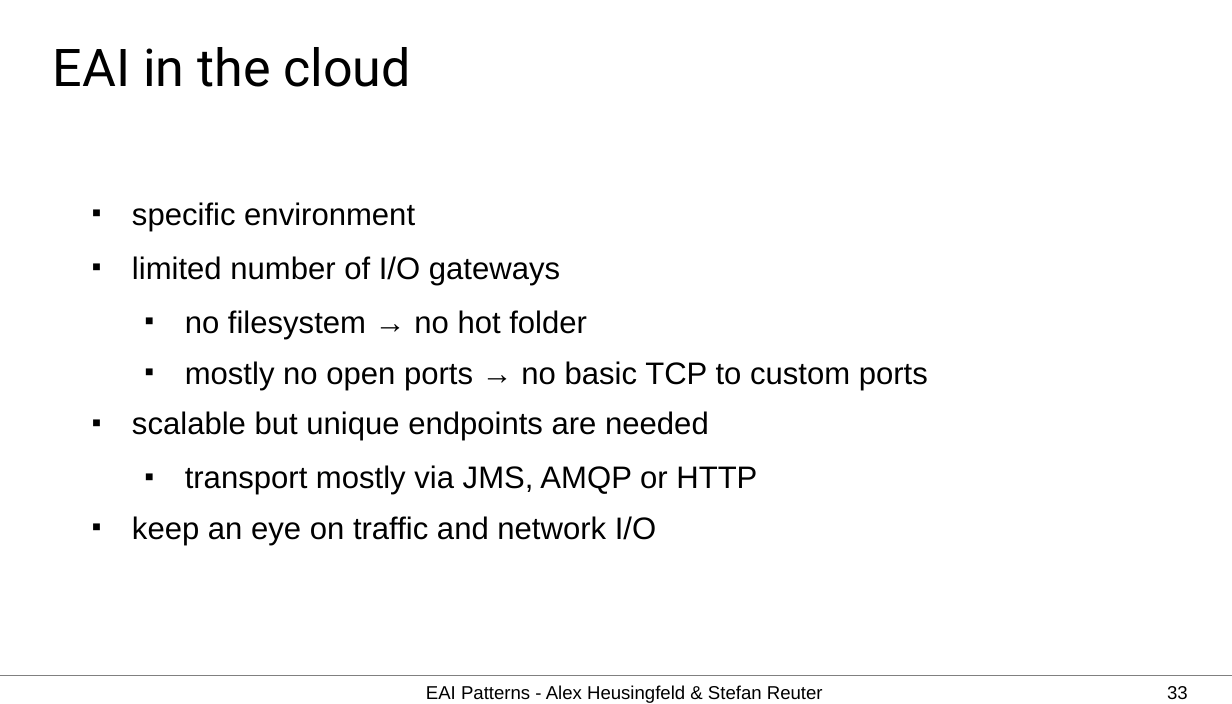
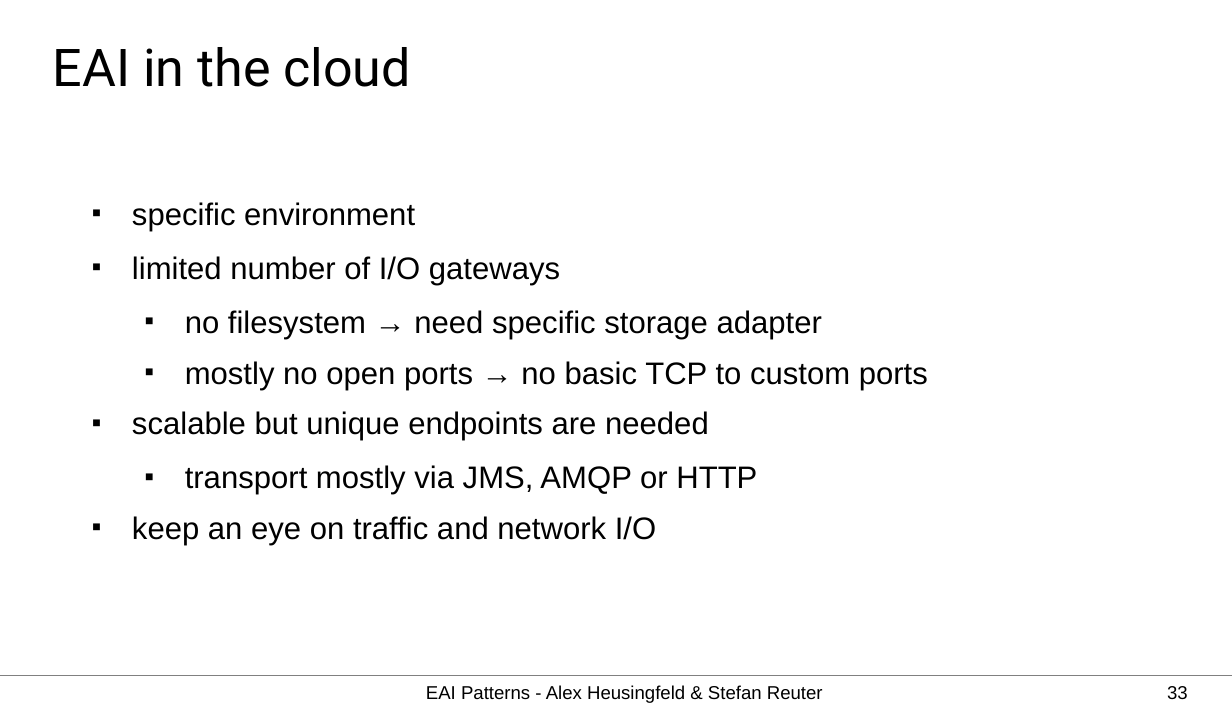
Before and after one commit to aheusingfeld/javaone2012, a slide deck: slide 33 of slides/eai-slides.odp. Drawn at 1232x704 pixels with LibreOffice and Linux fonts; fonts in the diff are those of the drawing. Boxes give left, top, right and bottom in pixels: in the first picture for what was removed or moved away, otherwise in the second. Text is boxed around its words. In the diff, an @@ line names an element or a change of style, - is before the commit and + after.

```diff
--- a/slides/eai-slides.odp
+++ b/slides/eai-slides.odp
@@ text at [185,310,822,339]: text changed @@
-  ■ no filesystem → no hot folder
+  ■ no filesystem → need specific storage adapter
```
Also in this commit, not shown: 2 other slides changed, 4 other files.
